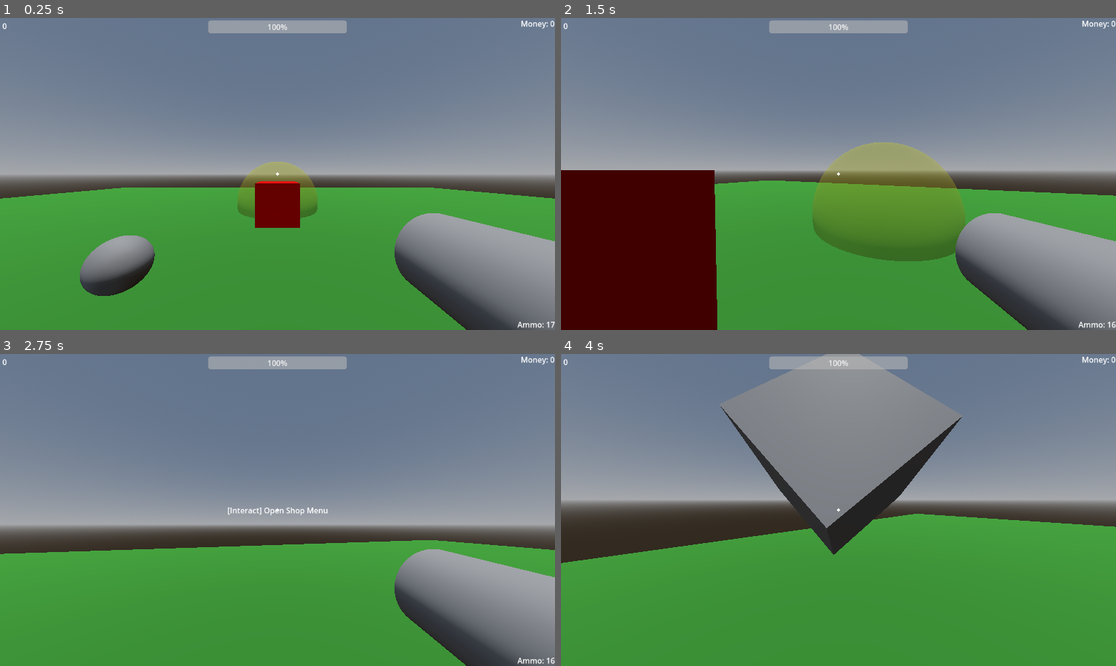
Above: before the commit, frames 1-4 (two rows, left to right).
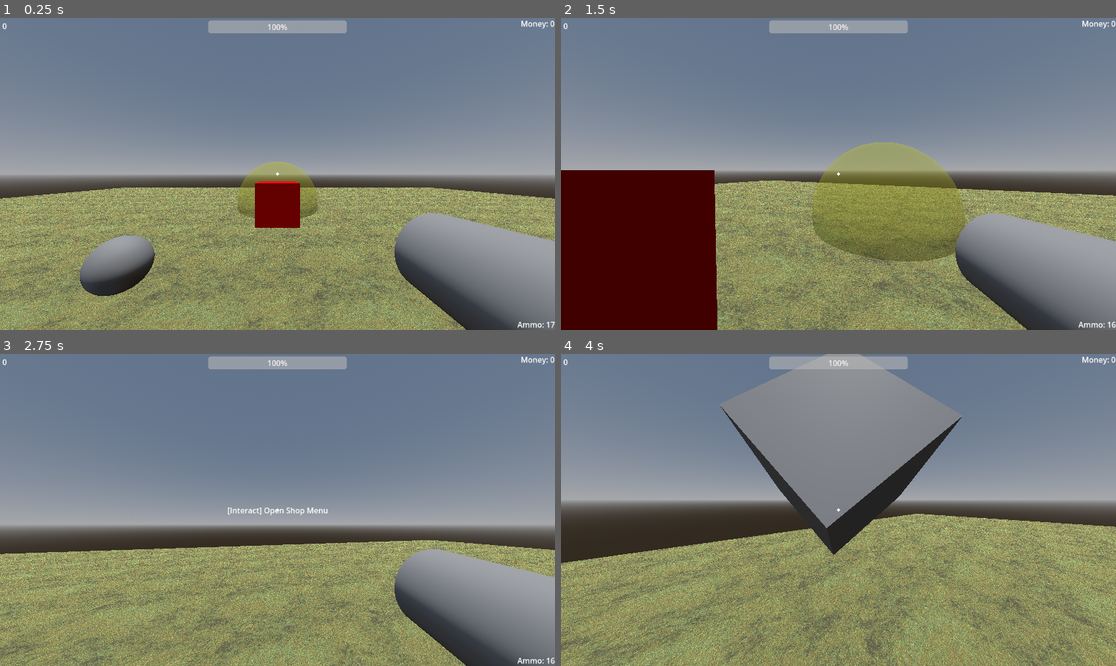
Above: after the commit, the same moments.

Repository: pneumatick/godot-project-a
Game: Godot game, scene res://Scenes/3d_scene_root.tscn
Two runs of this game, one before a commit and one after it. Both use one fixed random seed, a clock stepped at 60 frames per second and the inputs below.
Inputs (mouse positions are in pixels of both pictures, inside the frame that each line leads up to):
- Up to frame 1 (0.25 s): no input
- Up to frame 2 (1.5 s): tap Enter (ui_accept) at 0.5, 0.77 s; move the mouse to (866, 174) at 0.52 s; press the mouse at (866, 174) at 0.53 s; hold W (move_forward) from 0.53 s (still down); move the mouse to (810, 174) at 1.27 s; release the mouse at (810, 174) at 1.28 s; tap E (interact) at 1.35 s
- Up to frame 3 (2.75 s): keep holding W (move_forward); tap Enter (ui_accept) at 1.52 s; move the mouse to (288, 503) at 2.02 s; hold Mouse wheel up (next_item) from 2.03 s (still down)
- Up to frame 4 (4 s): keep holding W (move_forward); move the mouse to (832, 516) at 2.77 s; release Mouse wheel up (next_item) at 2.78 s; tap Mouse wheel down (previous_item) at 2.85 s; tap Enter (ui_accept) at 3.02, 3.77 s; move the mouse to (877, 513) at 3.52 s; hold G (throw_item) from 3.53 s (still down)

The runs differ from the first frame. In frame 1, 33% of the frame differs, in the area x 0-100%, y 54-100%; in frame 2, 25%; in frame 3, 30%; in frame 4, 42%, in the area x 0-100%, y 51-100%.

Commit message:
Add a few textures for fun

Diff:
--- a/Scenes/3d_scene_root.tscn
+++ b/Scenes/3d_scene_root.tscn
@@ -7,6 +7,7 @@
 [ext_resource type="PackedScene" uid="uid://tldca8ygc1hw" path="res://Scenes/hud.tscn" id="4_kb1pf"]
 [ext_resource type="PackedScene" uid="uid://mlxqh5iqxvxs" path="res://Scenes/target.tscn" id="5_23mtt"]
 [ext_resource type="PackedScene" uid="uid://dulrda5jbt33a" path="res://Scenes/shop_zone.tscn" id="7_lyres"]
+[ext_resource type="Texture2D" uid="uid://buhhtw8gu5tbk" path="res://Assets/Visuals/Textures/Dirt_20-512x512.png" id="8_fqem3"]
 
 [sub_resource type="BoxShape3D" id="BoxShape3D_1rpu5"]
 
@@ -21,9 +22,11 @@
 size = Vector3(10, 1, 10)
 
 [sub_resource type="StandardMaterial3D" id="StandardMaterial3D_sxnch"]
-albedo_color = Color(0.177572, 0.503873, 0.139644, 1)
+albedo_texture = ExtResource("8_fqem3")
+uv1_scale = Vector3(50, 50, 50)
 
 [sub_resource type="BoxMesh" id="BoxMesh_1rpu5"]
+lightmap_size_hint = Vector2i(104, 66)
 material = SubResource("StandardMaterial3D_sxnch")
 size = Vector3(10, 1, 10)
 
--- a/Scenes/target.tscn
+++ b/Scenes/target.tscn
@@ -1,12 +1,17 @@
-[gd_scene load_steps=5 format=3 uid="uid://mlxqh5iqxvxs"]
+[gd_scene load_steps=7 format=3 uid="uid://mlxqh5iqxvxs"]
 
 [ext_resource type="Script" uid="uid://be5xgn6bx24f8" path="res://Scripts/target.gd" id="1_t2jmu"]
+[ext_resource type="Texture2D" uid="uid://b5x2qiaqq4622" path="res://Assets/Visuals/Textures/Metal_13-512x512.png" id="2_2228f"]
 [ext_resource type="AudioStream" uid="uid://ci27g0a66i72e" path="res://Assets/Sounds/anime-wow-sound-effect-mp3cut.mp3" id="2_e1yvt"]
 
 [sub_resource type="CylinderShape3D" id="CylinderShape3D_kb1pf"]
 height = 0.02
 
+[sub_resource type="StandardMaterial3D" id="StandardMaterial3D_ww0yb"]
+albedo_texture = ExtResource("2_2228f")
+
 [sub_resource type="CylinderMesh" id="CylinderMesh_7mpes"]
+material = SubResource("StandardMaterial3D_ww0yb")
 height = 0.02
 
 [node name="Target" type="StaticBody3D"]
Binary file added: Assets/Visuals/Textures/Dirt_20-512x512.png
Binary file added: Assets/Visuals/Textures/Metal_13-512x512.png
Not shown: 1 places in Scenes/3d_scene_root.tscn that only renumber resources
